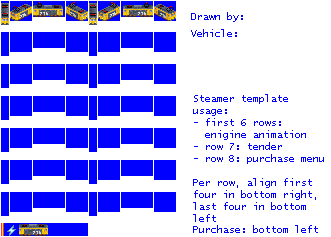
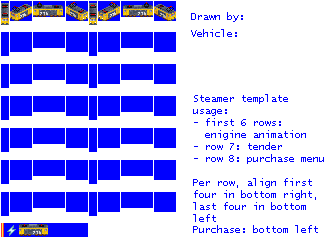
Revision of a layered 331 × 237 image; what changed, layer by layer:
painted on "empty.png" over 1, 236, 88, 237
